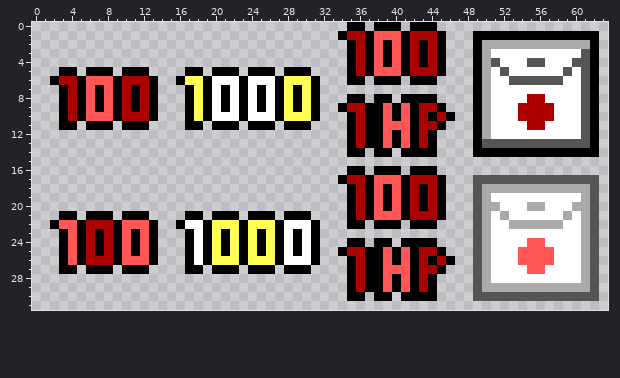
Two versions of one pixel-art sprite, bin/data/item_score.png. The first picture shows the starting point.
The file is 64x32 pixels.
The result:
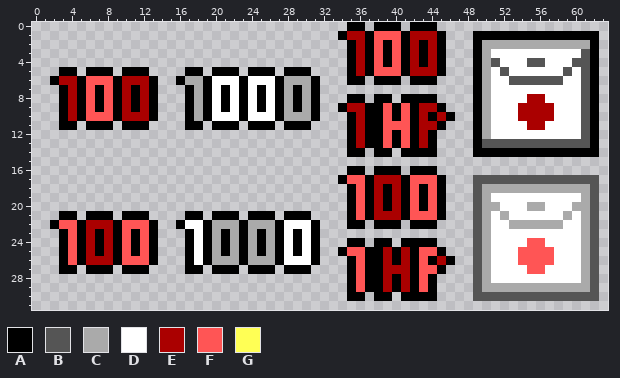
Palette (. is transparent): A #000000  B #555555  C #aaaaaa  D #ffffff  E #aa0000  F #ff5555  G #ffff55
Message: Changed 1000 points colors.
From old to new:
@@ x 15..32 @@
  5 ..AA.AAA.AAA.AAA..
- 6 .AGGADDDADDDAGGGA.
- 7 ..AGADADADADAGAGA.
- 8 ..AGADADADADAGAGA.
- 9 ..AGADADADADAGAGA.
-10 ..AGADDDADDDAGGGA.
+ 6 .ACCADDDADDDACCCA.
+ 7 ..ACADADADADACACA.
+ 8 ..ACADADADADACACA.
+ 9 ..ACADADADADACACA.
+10 ..ACADDDADDDACCCA.
 11 ..AA.AAA.AAA.AAA..
@@ x 18..46 @@
 16 .................AA.AAA.AAA..
-17 ................AEEAFFFAEEEA.
-18 .................AEAFAFAEAEA.
-19 .................AEAFAFAEAEA.
-20 .................AEAFAFAEAEA.
-21 A.AAA.AAA.AAA....AEAFFFAEEEA.
-22 DAGGGAGGGADDDA...AA.AAA.AAA..
-23 DAGAGAGAGADADA...............
-24 DAGAGAGAGADADA...AA.AA.AAAA..
-25 DAGAGAGAGADADA..AEEAAFAFAEEA.
-26 DAGGGAGGGADDDA...AEAAFAFAEAEA
-27 A.AAA.AAA.AAA....AEAAFFFAEEA.
-28 .................AEAAFAFAEA..
-29 .................AEAAFAFAEA..
+17 ................AFFAEEEAFFFA.
+18 .................AFAEAEAFAFA.
+19 .................AFAEAEAFAFA.
+20 .................AFAEAEAFAFA.
+21 A.AAA.AAA.AAA....AFAEEEAFFFA.
+22 DACCCACCCADDDA...AA.AAA.AAA..
+23 DACACACACADADA...............
+24 DACACACACADADA...AA.AA.AAAA..
+25 DACACACACADADA..AFFAAEAEAFFA.
+26 DACCCACCCADDDA...AFAAEAEAFAEA
+27 A.AAA.AAA.AAA....AFAAEEEAFFA.
+28 .................AFAAEAEAFA..
+29 .................AFAAEAEAFA..
 30 .................AA.AA.AAAA..
Boxes around the changes in both pictures, in picture pixels (x1, y1, x2, y2):
changed: (185, 76, 203, 121)
changed: (284, 76, 311, 121)
changed: (347, 175, 437, 292)
changed: (212, 220, 275, 265)
